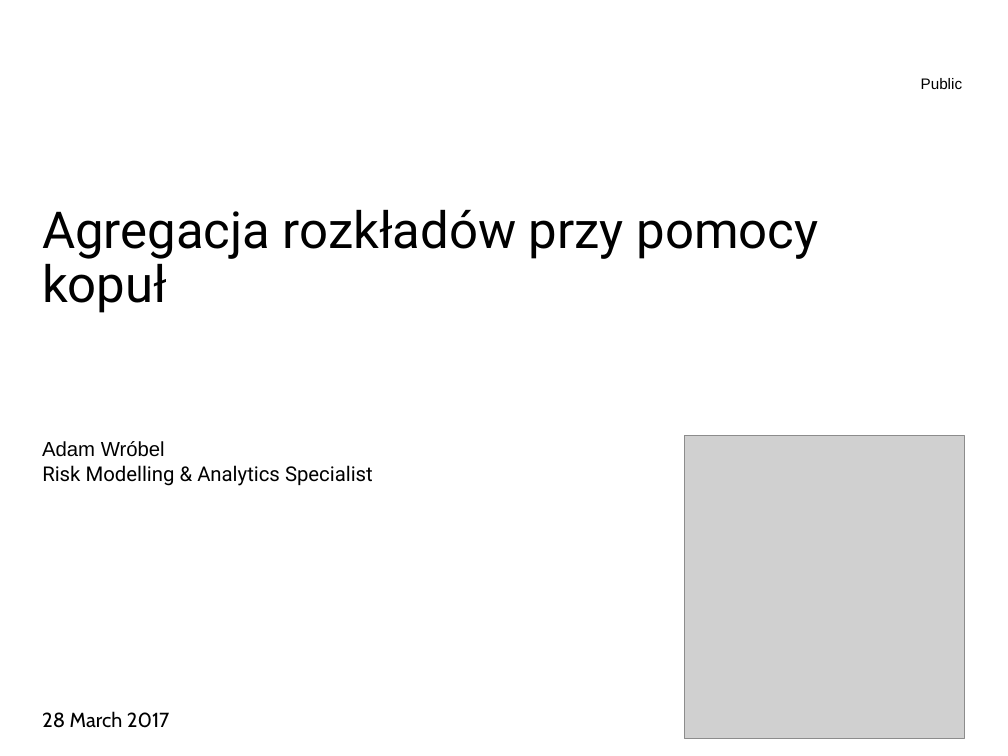
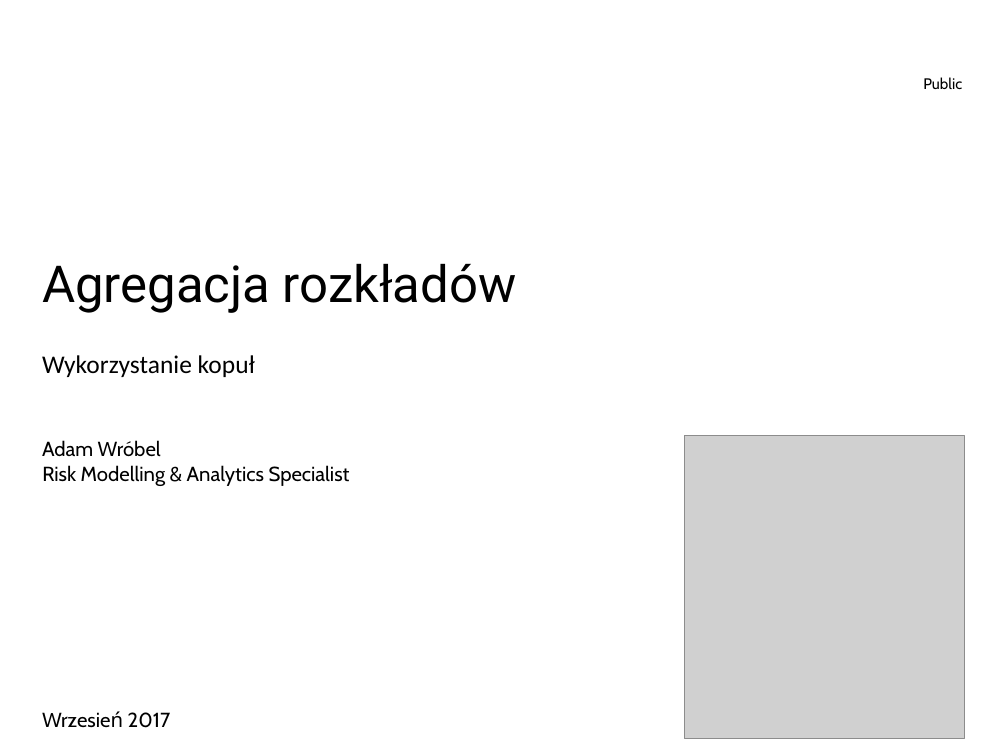
Before and after one commit to AdamWrobel/R_users_meetups, a slide deck: slide 1 of Why_R_2017/Agregacja_ryzyka_kopule_UBS.pptx. Drawn at 1008x756 pixels with LibreOffice and Linux fonts; fonts in the diff are those of the drawing; grey boxes stand for pictures; background and template pictures are left out. Boxes give left, top, right and bottom in pixels: in the first picture for what was removed or moved away, otherwise in the second. Text is boxed around its words. In the diff, an @@ line names an element or a change of style, - is before the commit and + after.

```diff
--- a/Why_R_2017/Agregacja_ryzyka_kopule_UBS.pptx
+++ b/Why_R_2017/Agregacja_ryzyka_kopule_UBS.pptx
@@ text "Public" at (x1=923, y1=77, x2=962, y2=89): font Arial to Cabin @@
@@ title at (x1=42, y1=263, x2=517, y2=313): text changed @@
-Agregacja rozkładów przy pomocy kopuł
+Agregacja rozkładów
@@ text added at (x1=42, y1=355, x2=255, y2=377), 20 pt, text #000000 @@
+Wykorzystanie kopuł
@@ subtitle "Adam Wróbel" at (x1=42, y1=440, x2=161, y2=457): font Arial to Cabin @@
@@ text "Risk Modelling & Analytics Specialist" at (x1=42, y1=465, x2=350, y2=486): font Roboto to Cabin; more space between paragraphs @@
@@ text at (x1=42, y1=711, x2=171, y2=728): text changed @@
-28 March 2017
+Wrzesień 2017
```
Also in this commit, not shown: 12 other slides changed, 9 slides added, 3 slides removed.
